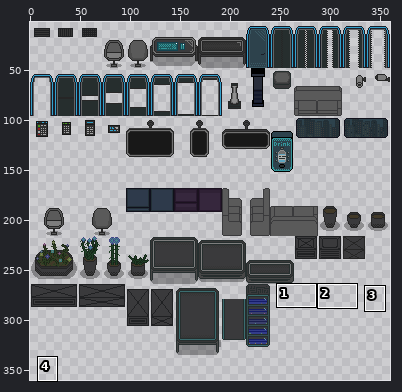
Edited in one commit: sprite sheet (art/corporation/Corporation Furnitures.png). Above, an overview of the earlier version with the close-up marked.
Close-up. Before the edit:
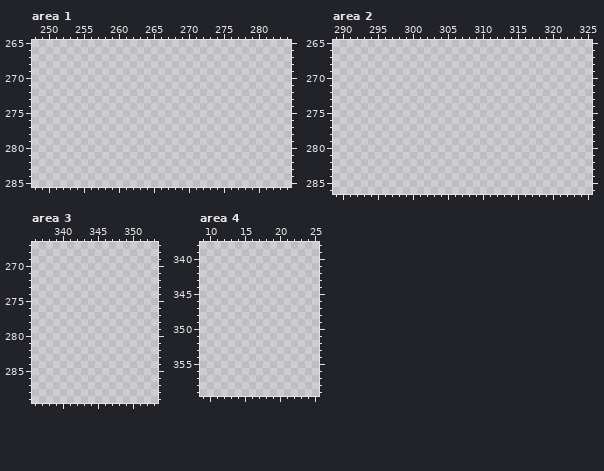
The file is 360x360 pixels. Colours within 5 levels of each other are drawn and written as one. Shown: area 1: x 248..284, y 265..285; area 2: x 289..325, y 265..286; area 3: x 336..353, y 267..289; area 4: x 9..25, y 338..359. The wide view leaves out empty margins. The commit also changed other parts of the picture, which this record leaves out.
New version:
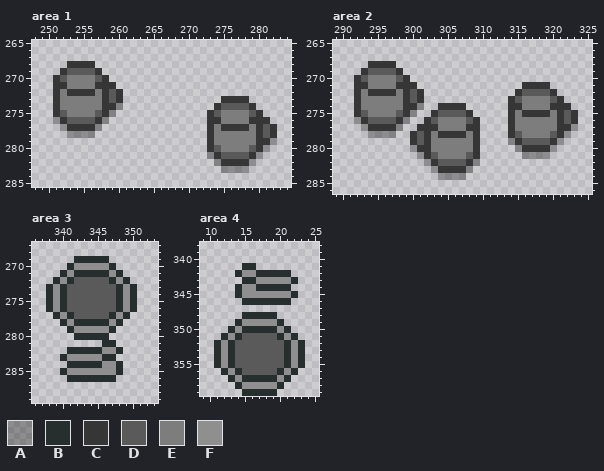
Palette (. is transparent): A #00000050  B #262e2e  C #363636  D #5a5a5a  E #7d7d7d  F #8f8f8f
The edit:
Changed rows in their new state; - is an unchanged pixel.
Area 1:
first column x 251:
268 --CCCC--------------------------
269 -CDDDDC-------------------------
270 CDEEEEDC------------------------
271 CCEEEECCC-----------------------
272 CECCCCECDC----------------------
273 CEEEEEECDC--------------CCCC----
274 CEEEEEECCA-------------CDDDDC---
275 CDEEEEDCA-------------CDEEEEDC--
276 ACDDDDCA--------------CCEEEECCC-
277 -ACCCCA---------------CECCCCECDC
278 --AAAA----------------CEEEEEECDC
279 ----------------------CEEEEEECCA
280 ----------------------CDEEEEDCA-
281 ----------------------ACDDDDCA--
282 -----------------------ACCCCA---
283 ------------------------AAAA----
Area 2:
first column x 292:
268 --CCCC--------------------------
269 -CDDDDC-------------------------
270 CDEEEEDC------------------------
271 CCEEEECCC---------------CCCC----
272 CECCCCECDC-------------CDDDDC---
273 CEEEEEECDC------------CDEEEEDC--
274 CEEEEEECCA--CCCC------CCEEEECCC-
275 CDEEEEDCA--CDDDDC-----CECCCCECDC
276 ACDDDDCA--CDEEEEDC----CEEEEEECDC
277 -ACCCCA--CCCEEEECC----CEEEEEECCA
278 --AAAA--CDCECCCCEC----CDEEEEDCA-
279 --------CDCEEEEEEC----ACDDDDCA--
280 --------ACCEEEEEEC-----ACCCCA---
281 ---------ACDEEEEDC------AAAA----
282 ----------ACDDDDCA--------------
283 -----------ACCCCA---------------
284 ------------AAAA----------------
Area 3:
first column x 338:
269 ----BBBBB----
270 ---BFFFFFB---
271 --BFBBBBBFB--
272 -BFBDDDDDBFB-
273 BFBDDDDDDDBFB
274 BFBDDDDDDDBFB
275 BFBDDDDDDDBFB
276 BFBDDDDDDDBFB
277 -BFBDDDDDBFB-
278 --BFBBBBBFB--
279 ---BFFFFFB---
280 ----BBBBB----
281 --------BB---
282 ---BBBBBFFB--
283 --BFFFFFBB---
284 ---BBBBBFFB--
285 --BFFFFFFFB--
286 ---BBBBBBB---
Area 4:
first column x 11:
341 ----BB-------
342 ---BFFBBBBB--
343 ----BBFFFFFB-
344 ---BFFBBBBB--
345 ---BFFFFFFFB-
346 ----BBBBBBB--
348 ----BBBBB----
349 ---BFFFFFB---
350 --BFBBBBBFB--
351 -BFBDDDDDBFB-
352 BFBDDDDDDDBFB
353 BFBDDDDDDDBFB
354 BFBDDDDDDDBFB
355 BFBDDDDDDDBFB
356 -BFBDDDDDBFB-
357 --BFBBBBBFB--
358 ---BFFFFFB---
359 ----BBBBB----
